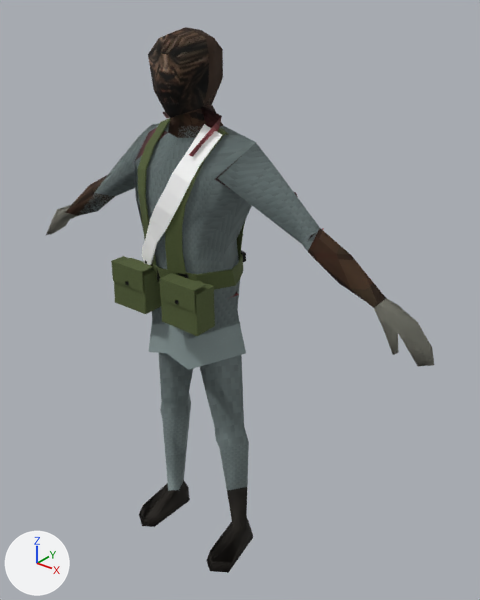
One commit to the glTF model assets/zombies/characters/zed_staff.glb: the scene before it, then after it.
Before and after are seen from a camera (50 mm lens) standing at (1.277, -1.378, 1.83) and looking at (0.098, 0.097, 0.916). Arrows for +X, +Y and +Z are at lower left; the lights stay in place. The older version comes first. Where no turn or scale is listed for an object, it has been applied to the vertices. Vertices at exactly the same position are counted once.

The first picture shows 'grunt_torso', 'grunt_uparm_l', 'us_grunt_joined', 'web_bandolier', 'web_belt', 'web_buckle', 'web_clip_b_l', 'web_clip_f_l', 'web_flap_l', 'web_flap_r', 'web_pouch_l', 'web_pouch_r', 'web_snap_l', 'web_snap_r', 'web_susp_l', 'web_susp_r' and 5 more.
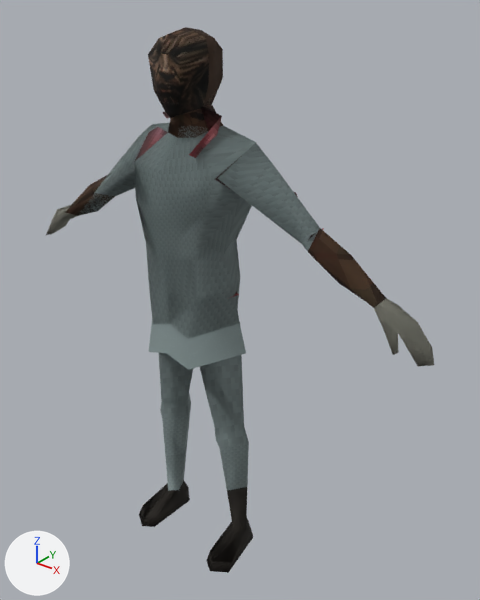
Not visible in the pictures: 'web_clip_f_r'.

What the commit changed:
me_humanoidbase_notoverlapping_002 has 258 vertices, 450 faces and spans x -0.77..0.77, y -0.17..0.14, z 0.0..1.71.
me_humanoidbase_notoverlapping_002 is used by ob_us_grunt_joined; location (0.0, 0.018, 0.0).
Part 1, on me_humanoidbase_notoverlapping_002:
Vertex 131 of me_humanoidbase_notoverlapping_002 moves from (0.2, -0.02, 0.8) at pixel (246, 353) to (-0.09, 0.11, 0.77).
Vertex 132 of me_humanoidbase_notoverlapping_002 moves from (0.09, 0.11, 0.77) at pixel (242, 337) to (0.0, 0.14, 0.83).
Vertex 133 of me_humanoidbase_notoverlapping_002 moves from (0.0, 0.14, 0.83) to (0.09, 0.11, 0.77) at pixel (242, 337).
Vertex 134 of me_humanoidbase_notoverlapping_002 moves from (-0.09, 0.11, 0.77) to (0.2, -0.02, 0.8) at pixel (246, 353).
Vertex 135 of me_humanoidbase_notoverlapping_002 moves from (-0.2, -0.02, 0.8) at pixel (152, 315) to (0.09, -0.15, 0.77) at pixel (188, 369).
Vertex 136 of me_humanoidbase_notoverlapping_002 moves from (-0.09, -0.15, 0.77) at pixel (148, 351) to (0.0, -0.15, 0.79) at pixel (166, 353).
Vertex 137 of me_humanoidbase_notoverlapping_002 moves from (0.0, -0.15, 0.79) at pixel (166, 353) to (-0.09, -0.15, 0.77) at pixel (148, 351).
Vertex 138 of me_humanoidbase_notoverlapping_002 moves from (0.09, -0.15, 0.77) at pixel (188, 369) to (-0.2, -0.02, 0.8) at pixel (152, 315).
Object 'web_bandolier' (ob_web_bandolier) is deleted.
Object 'web_belt' (ob_web_belt) is deleted.
Object 'web_buckle' (ob_web_buckle) is deleted.
Object 'web_clip_b_l' (ob_web_clip_b_l) is deleted.
Object 'web_clip_f_l' (ob_web_clip_f_l) is deleted.
Object 'web_clip_f_r' (ob_web_clip_f_r) is deleted.
Object 'web_flap_l' (ob_web_flap_l) is deleted.
Object 'web_flap_r' (ob_web_flap_r) is deleted.
Object 'web_pouch_l' (ob_web_pouch_l) is deleted.
Object 'web_pouch_r' (ob_web_pouch_r) is deleted.
Object 'web_snap_l' (ob_web_snap_l) is deleted.
Object 'web_snap_r' (ob_web_snap_r) is deleted.
Object 'web_susp_l' (ob_web_susp_l) is deleted.
Object 'web_susp_r' (ob_web_susp_r) is deleted.

Where the change shows, as pixel boxes (x1, y1, x2, y2) in the pictures (480 x 600 px; the box of a moved part takes in the faces that stretch with it):
'web_bandolier', deleted
    before: (142, 124, 222, 265)
'web_pouch_l', deleted (green)
    before: (161, 281, 215, 336)
'web_susp_l', deleted
    before: (165, 127, 245, 274)
'web_pouch_r', deleted (green)
    before: (114, 258, 161, 314)
'web_flap_l', deleted (green)
    before: (160, 273, 206, 312)
'web_susp_r', deleted (green)
    before: (137, 118, 170, 266)
'web_belt', deleted (green)
    before: (143, 253, 244, 290)
'web_flap_r', deleted (green)
    before: (111, 256, 154, 292)
'web_clip_b_l', deleted
    before: (241, 250, 246, 262)
'web_clip_f_l', deleted
    before: (176, 273, 188, 278)
'web_buckle', deleted
    before: (157, 267, 163, 282)
'web_snap_r', deleted
    before: (125, 281, 129, 285)
'web_snap_l', deleted
    before: (175, 300, 178, 304)
part 1 of me_humanoidbase_notoverlapping_002, moved or reshaped
    both: (149, 320, 246, 370)
